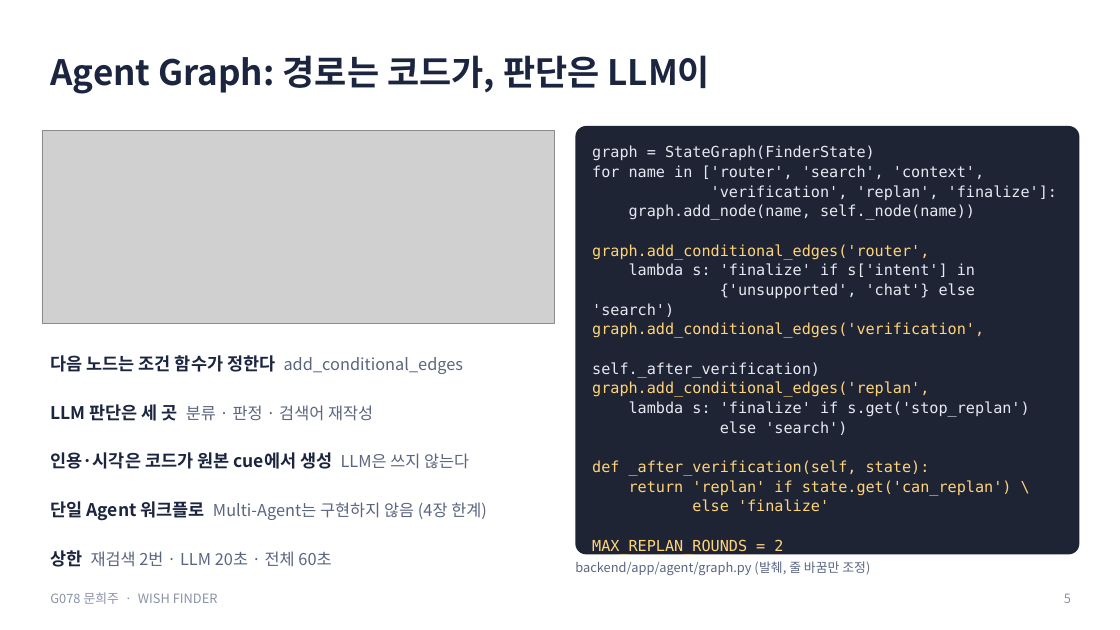
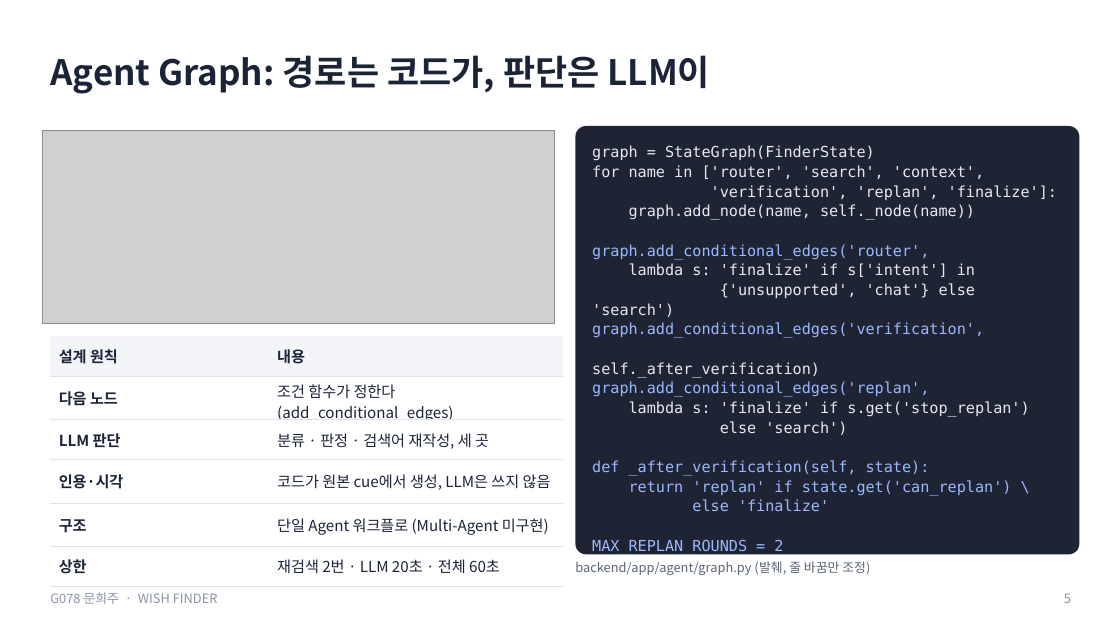
Before and after one commit to creepygrape/skala-AICapstone-mini-2, a slide deck: slide 5 of docs/exec/G078_문희주_발표.pptx. Drawn at 1120x630 pixels with LibreOffice and Linux fonts; fonts in the diff are those of the drawing; grey boxes stand for pictures. Boxes give left, top, right and bottom in pixels: in the first picture for what was removed or moved away, otherwise in the second. Text is boxed around its words. In the diff, an @@ line names an element or a change of style, - is before the commit and + after.

```diff
--- a/docs/exec/G078_문희주_발표.pptx
+++ b/docs/exec/G078_문희주_발표.pptx
@@ text at box(592, 244, 1012, 511): text colour #FFD479 to #9DB7FF in "graph.add_conditional_edges('router',", "graph.add_conditional_edges('verification',", "graph.add_conditional_edges('replan',", "def _after_verification(self, state):" and 3 more places @@
@@ text removed at box(50, 355, 464, 374) @@
-다음 노드는 조건 함수가 정한다 add_conditional_edges
@@ table added at box(50, 336, 563, 578), 6 rows, 2 columns @@
+설계 원칙 | 내용
+다음 노드 | 조건 함수가 정한다 (add_conditional_edges)
+LLM 판단 | 분류 · 판정 · 검색어 재작성, 세 곳
+인용·시각 | 코드가 원본 cue에서 생성, LLM은 쓰지 않음
+구조 | 단일 Agent 워크플로 (Multi-Agent 미구현)
+상한 | 재검색 2번 · LLM 20초 · 전체 60초
@@ text removed at box(50, 404, 373, 421) @@
-LLM 판단은 세 곳 분류 · 판정 · 검색어 재작성
@@ text removed at box(50, 452, 469, 469) @@
-인용·시각은 코드가 원본 cue에서 생성 LLM은 쓰지 않는다
@@ text removed at box(50, 501, 487, 521) @@
-단일 Agent 워크플로 Multi-Agent는 구현하지 않음 (4장 한계)
@@ text removed at box(50, 550, 331, 567) @@
-상한 재검색 2번 · LLM 20초 · 전체 60초
```
Also in this commit, not shown: 11 other slides changed, 8 other files.
